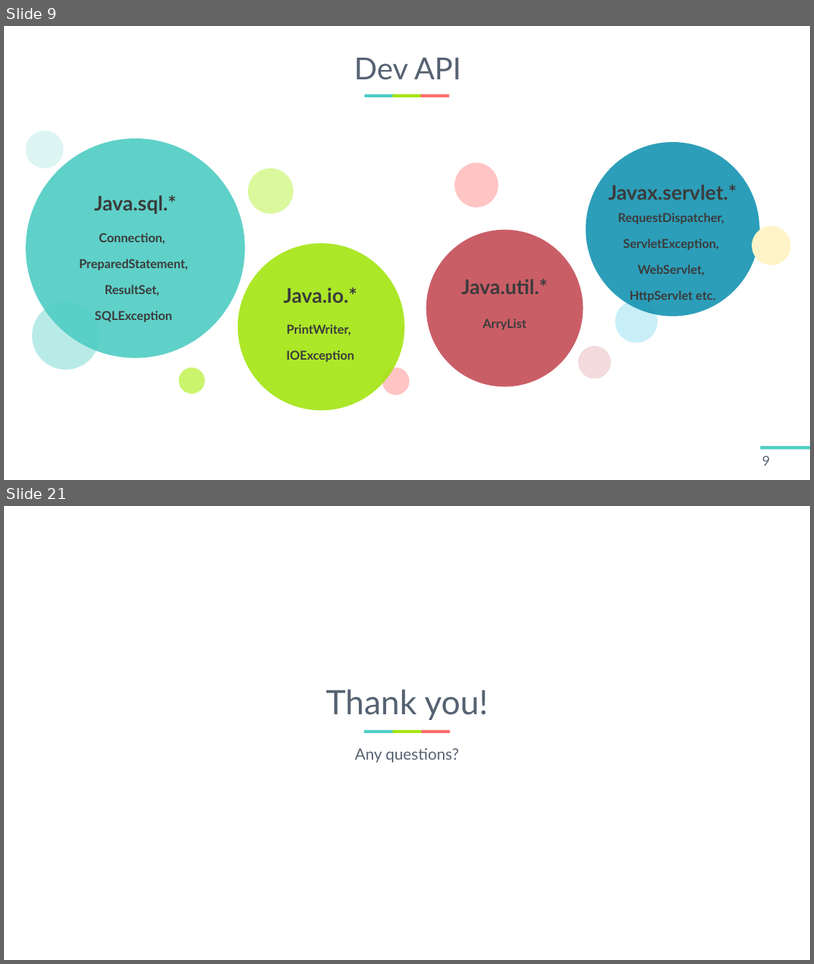
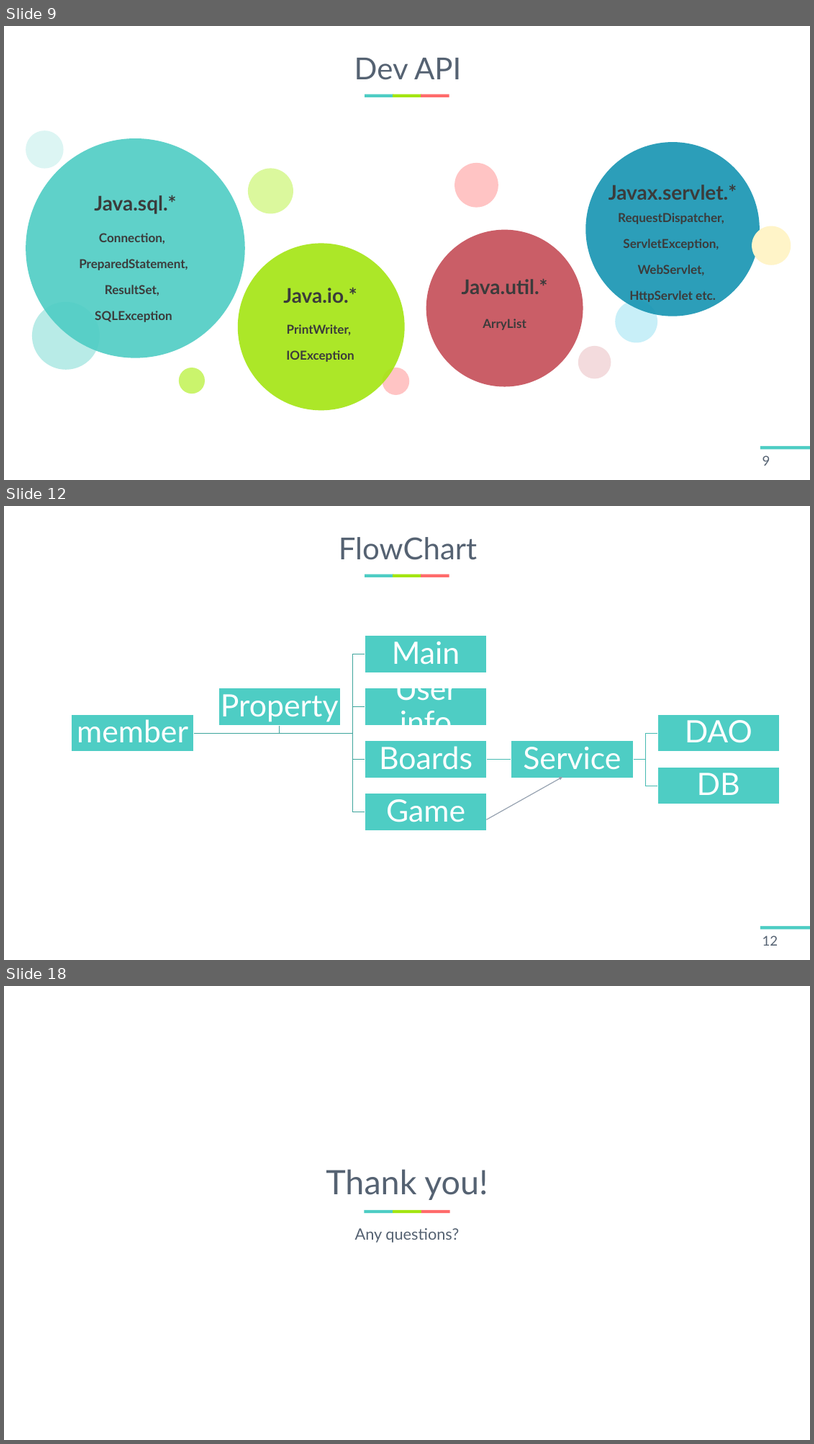
Before and after one commit to LouisKisaragi/BB-Bank, a slide deck: report/BB PANK 발표자료.pptx. Shown one above the other, each under a label of ours: slides 9 and 21 before the commit, slides 9, 12 and 18 after it; the slides between them are not shown. The pictures are 814x964 and 814x1444 pixels, drawn with LibreOffice and Linux fonts; fonts in the diff are those of the drawing. Boxes give left, top, right and bottom in pixels: in the first picture for what was removed or moved away, otherwise in the second. Text is boxed around its words. In the diff, an @@ line names an element or a change of style, - is before the commit and + after.

```diff
--- a/report/BB PANK 발표자료.pptx
+++ b/report/BB PANK 발표자료.pptx
@@ slide 12 added at [4,506,810,960], background #FFFFFF; not listed: 4 template elements that a slide beside it also shows @@
@@ title added at [339,537,477,560], 54 pt, text #556272 @@
+FlowChart
@@ group added at [72,636,780,830]: 9 rectangles, 9 texts, 8 freeform shapes, 1 arrow @@
+member
+Main
+User info
+Boards
+Service
+DAO
+DB
+Game
+Property
@@ page number added at [763,935,779,945], 24 pt, text #556272 @@
+12
@@ what was slide 21 is now slide 18 @@
```
Also in this commit, not shown: 8 slides changed, 4 other slides added, 8 slides removed, 1 other file.
